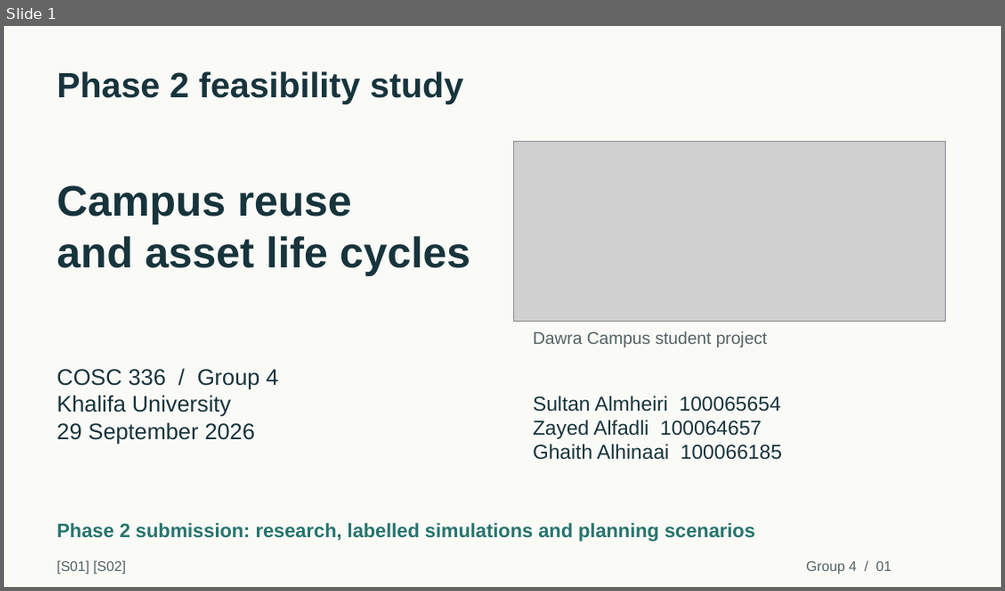
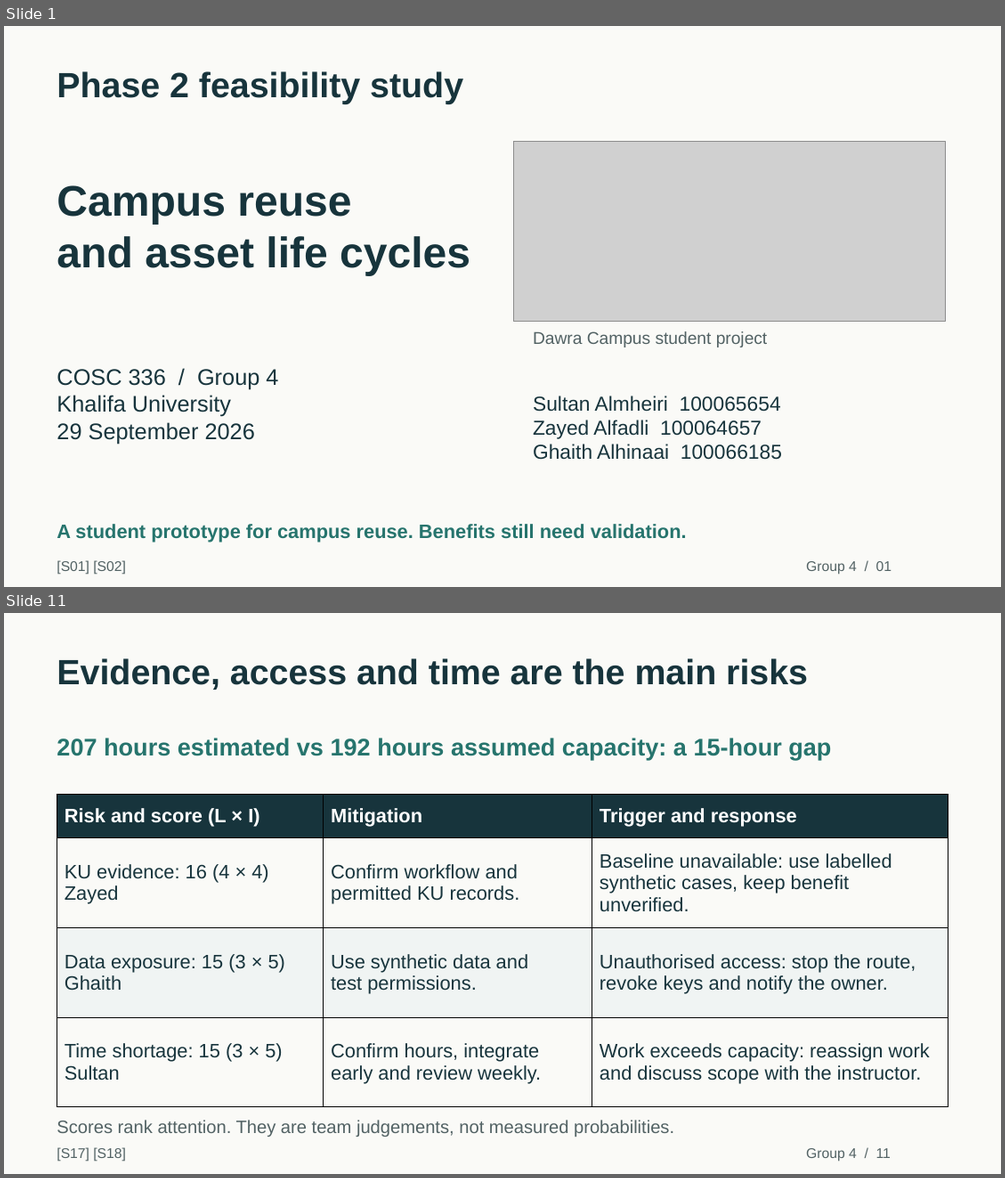
Before and after one commit to duqins/ITS, a slide deck: docs/phase2/final/Dawra_Campus_Phase2_Presentation.pptx. Shown one above the other, each under a label of ours: slide 1 before the commit, slides 1 and 11 after it; the slides between them are not shown. The pictures are 1005x591 and 1005x1178 pixels, drawn with LibreOffice and Linux fonts; fonts in the diff are those of the drawing; grey boxes stand for pictures. Boxes give left, top, right and bottom in pixels: in the first picture for what was removed or moved away, otherwise in the second. Text is boxed around its words. In the diff, an @@ line names an element or a change of style, - is before the commit and + after.

Commit message:
docs(phase2): shorten class presentation to 12 slides

```diff
--- a/docs/phase2/final/Dawra_Campus_Phase2_Presentation.pptx
+++ b/docs/phase2/final/Dawra_Campus_Phase2_Presentation.pptx
@@ slide 11 added at box(4, 613, 1001, 1174), background #FAFAF7 @@
@@ text added at box(57, 658, 808, 690), 33.8 pt, text #17343C, bold @@
+Evidence, access and time are the main risks
@@ text added at box(57, 738, 831, 760), 23.2 pt, text #26746D, bold @@
+207 hours estimated vs 192 hours assumed capacity: a 15-hour gap
@@ table added at box(57, 795, 947, 1107), 4 rows, 3 columns @@
+Risk and score (L × I) | Mitigation | Trigger and response
+KU evidence: 16 (4 × 4) / Zayed | Confirm workflow and / permitted KU records. | Baseline unavailable: use labelled / synthetic cases, keep benefit unverified.
+Data exposure: 15 (3 × 5) / Ghaith | Use synthetic data and / test permissions. | Unauthorised access: stop the route, / revoke keys and notify the owner.
+Time shortage: 15 (3 × 5) / Sultan | Confirm hours, integrate / early and review weekly. | Work exceeds capacity: reassign work / and discuss scope with the instructor.
@@ text added at box(57, 1119, 674, 1136), 17.2 pt, text #526264 @@
+Scores rank attention. They are team judgements, not measured probabilities.
@@ text added at box(57, 1147, 126, 1161), 13.5 pt, text #526264 @@
+[S17] [S18]
@@ text added at box(806, 1148, 890, 1161), 13.5 pt, text #526264 @@
+Group 4 / 11
@@ slide 1 changed as well @@
@@ text at box(57, 524, 687, 542): text changed @@
-Phase 2 submission: research, labelled simulations and planning scenarios
+A student prototype for campus reuse. Benefits still need validation.
```
Also in this commit, not shown: 3 other slides changed, 7 other slides added, 48 slides removed, 3 other files.
